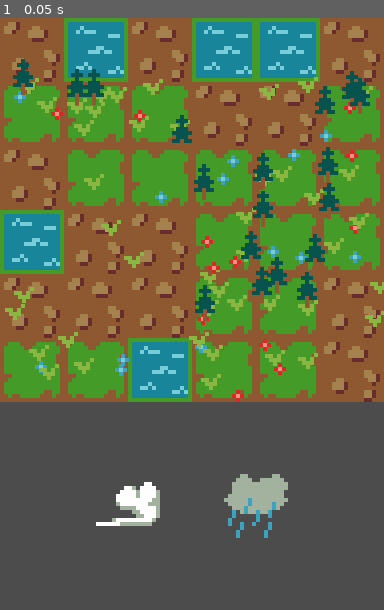
Above: before the commit, frame 1.
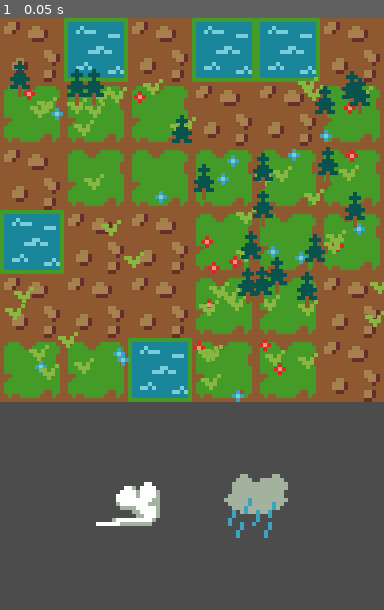
Above: after the commit, the same moment.

Repository: MrBSmith/Haven
Game: Godot game, scene res://Scenes/Garden/Garden.tscn
Two runs of this game, one before a commit and one after it. Both use one fixed random seed, a clock stepped at 60 frames per second and the inputs below.
Inputs:
- Up to frame 1 (0.05 s): no input

The runs differ from the first frame. In frame 1, 1.6% of the frame differs, in the area x 2-97%, y 6-65%.

Commit message:
Fire propagation

Diff:
--- a/AbstractClasses/Plant.gd
+++ b/AbstractClasses/Plant.gd
@@ -73,6 +73,9 @@
 
 #### LOGIC ####
 
+func new_turn():
+	try_to_grow()
+
 func try_to_grow():
 	if is_adult():
 		return
@@ -82,7 +85,6 @@
 		grow()
 	elif drained_water < float(drain_amount) / 2:
 		add_to_dehydration(1)
-
 
 func grow():
 	add_to_growth(1)
--- a/AbstractClasses/Tile.gd
+++ b/AbstractClasses/Tile.gd
@@ -171,7 +171,7 @@
 	# Check if the plant doesn't reach the max capacity of the tile
 	if plant_group.get_child_count() < plant_max_nb:
 		plant_node.grid_node = grid_node
-		plant_group.add_child(plant_node)
+		plant_group.call_deferred("add_child", plant_node)
 		var _err = plant_node.connect("tree_exited", self, "_on_plant_died")
 
 	# Connect the seed generation signal emited by the plant to the grid
--- a/Scenes/Garden/Garden.gd
+++ b/Scenes/Garden/Garden.gd
@@ -27,3 +27,7 @@
 func _on_single_plant_animation_finished():
 	if is_flora_animation_finished():
 		Events.emit_signal("flora_animation_finished")
+
+
+func _on_new_turn_started():
+	propagate_call("new_turn")
--- a/Scenes/Hand/Hand.gd
+++ b/Scenes/Hand/Hand.gd
@@ -13,11 +13,13 @@
 const MAX_CARDS = 2
 
 signal card_drawn
+signal new_turn_started
 
 #### BUILT-IN ####
 
 func _ready():
 	var _err = connect("card_drawn", self, "_on_card_drawn")
+	_err = connect("new_turn_started", get_parent(), "_on_new_turn_started")
 	var _nothing = roll()
 
 #### LOGIC ####
@@ -121,6 +123,7 @@
 
 
 func _on_hand_refilled():
+	emit_signal("new_turn_started")
 	set_cards_pickable(true)
 
 	var first_card = get_child(0)
--- a/Scenes/Plants/Trees/Tree.gd
+++ b/Scenes/Plants/Trees/Tree.gd
@@ -5,7 +5,16 @@
 
 signal generate_seed(pos, velocity, tree_type)
 
+var fire_propagation_dist : float = Globals.TILE_SIZE.x * 0.75
+
+var on_fire : bool = false setget , is_on_fire
+
 #### ACCESSORS ####
+
+func is_on_fire() -> bool:
+	return on_fire
+
+
 
 #### BUILT-IN ####
 
@@ -14,7 +23,16 @@
 
 	var _err = $StatesMachine.connect("state_changed", self, "_on_state_changed")
 
+
+
 #### LOGIC ####
+
+func new_turn():
+	.new_turn()
+
+	if is_on_fire():
+		propagate_fire()
+
 
 func apply_wind(wind_dir: Vector2, force: int, duration: float):
 	var seed_rng = randi() % 100
@@ -23,10 +41,40 @@
 	if seed_rng < seed_spawn_chances:
 		emit_signal("generate_seed", global_position, wind_dir * force, Globals.base_tree)
 
+	if is_on_fire():
+		propagate_fire(wind_dir)
+
 
 func set_fire():
 	var fire = Globals.fire_fx.instance()
 	$FirePosition.add_child(fire)
+	on_fire = true
+
+
+func propagate_fire(wind_dir := Vector2.ZERO):
+	var trees_array : Array = get_tree().get_nodes_in_group("Tree")
+	var propag_dist = fire_propagation_dist
+
+	if wind_dir != Vector2.ZERO:
+		propag_dist = Globals.TILE_SIZE.x * 2
+
+	var wind_angle = rad2deg(wind_dir.angle())
+
+	for tree in trees_array:
+		if tree == self:
+			continue
+
+		var tree_pos = tree.get_global_position()
+		var angle_to_tree = rad2deg(global_position.direction_to(tree_pos).angle())
+
+		if global_position.distance_to(tree_pos) <= propag_dist:
+			if wind_dir == Vector2.ZERO or is_angle_in_range(angle_to_tree, wind_angle, 45.0):
+				tree.set_fire()
+
+
+# Check if the given angle a1 is a the range of 45deg around the angle a2
+func is_angle_in_range(a1: float, a2: float, a_range: float) -> bool:
+	return a1 >= a2 - a_range && a1 <= a2 + a_range
 
 
 #### VIRTUALS ####
@@ -34,9 +82,22 @@
 func get_category() -> String:
 	return "Tree"
 
+func die():
+	remove_from_group("Plant")
+	remove_from_group("Tree")
+	queue_free()
+
 
 #### INPUTS ####
 
+func _input(event):
+	if event.is_action_pressed("click") && Globals.debug_state == true:
+		var mouse_pos = get_global_mouse_position()
+		var area_extents = $Area2D/CollisionShape2D.get_shape().get_extents()
+
+		if mouse_pos.x >= global_position.x - area_extents.x && mouse_pos.x <= global_position.x + area_extents.x\
+		&& mouse_pos.y >= global_position.y - area_extents.y && mouse_pos.y <= global_position.y + area_extents.y:
+			set_fire()
 
 #### SIGNAL RESPONSES ####
 
--- a/Scenes/Plants/Trees/Tree.tscn
+++ b/Scenes/Plants/Trees/Tree.tscn
@@ -1,10 +1,13 @@
-[gd_scene load_steps=6 format=2]
+[gd_scene load_steps=7 format=2]
 
 [ext_resource path="res://Scenes/Plants/Trees/Pine.png" type="Texture" id=1]
 [ext_resource path="res://Scenes/Plants/Trees/Tree.gd" type="Script" id=2]
 [ext_resource path="res://AbstractClasses/StateMachine.gd" type="Script" id=3]
 [ext_resource path="res://Scenes/Plants/Trees/States/Idle.gd" type="Script" id=4]
 [ext_resource path="res://Scenes/Plants/Trees/Wind.gd" type="Script" id=5]
+
+[sub_resource type="RectangleShape2D" id=1]
+extents = Vector2( 2.98321, 4.63424 )
 
 [node name="Tree" type="Node2D" groups=[
 "Plant",
@@ -67,3 +70,9 @@
 
 [node name="FirePosition" type="Position2D" parent="."]
 position = Vector2( 0.059, -3 )
+
+[node name="Area2D" type="Area2D" parent="."]
+
+[node name="CollisionShape2D" type="CollisionShape2D" parent="Area2D"]
+position = Vector2( 0.0262785, -4.62493 )
+shape = SubResource( 1 )
